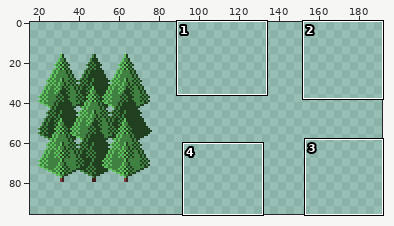
Two versions of one sprite sheet, game/hijack3/pixelart/maptip/tree.png. The first picture is a wide view before the edit; the outline marks the close-up.
Close-up. Before:
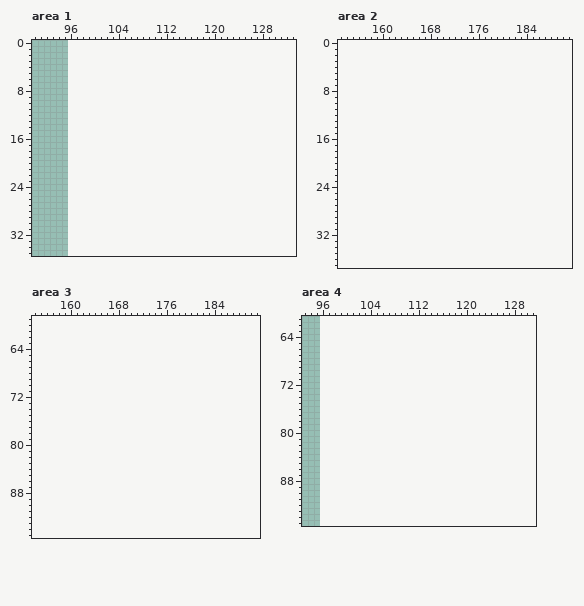
The file is 96x96 pixels. Shown: area 1: x 90..133, y 0..35; area 2: x 153..191, y 0..37; area 3: x 154..191, y 59..95; area 4: x 93..131, y 61..95. The old version is drawn lined up with the new one, on the new canvas. The wide view leaves out empty margins.
Now the later version:
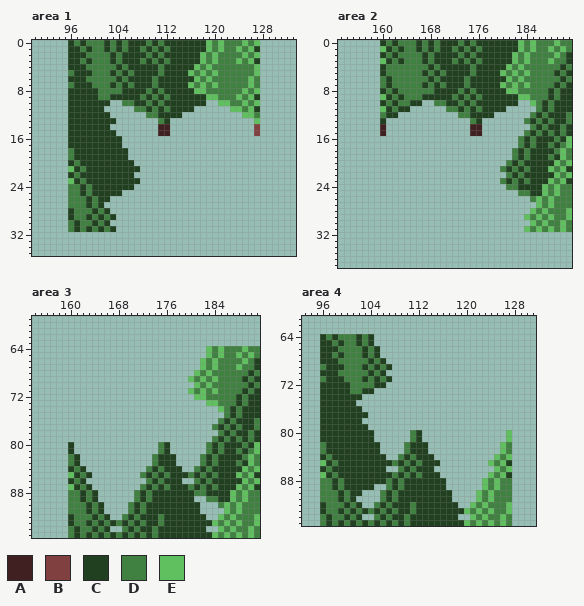
Palette (. is transparent): A #402020  B #804040  C #204020  D #408040  E #60c060
Change:
canvas 96x96 -> 192x96
Area 1:
y 0: x 96..127 ................................ -> CDCDDDCDCDCCCDCDCCCCCCCEDEDDDEDE
y 1: x 96..127 ................................ -> CCDCDDCDCDCCDCDCDCCCCCCEDEDDEDEC
y 2: x 96..127 ................................ -> CCCDDDDCDCCCCDCDCCCCCCEDEDDDDEDE
y 3: x 96..127 ................................ -> CCDCDDDCDCCCDCDCDCCCCCEDEDDDEDEC
y 4: x 96..127 ................................ -> CCCDDDDDCDCCCCCDCCCCCEDEDDDDDDDE
y 5: x 96..127 ................................ -> DCCCDDDCDCDCCCCDCCCCEDEDEDDDDDDE
y 6: x 96..127 ................................ -> CCCDDDDDCDCCCCDCCCCCCEDEDDDDDDED
y 7: x 96..127 ................................ -> DCCCDDDCDCDCCCDCCCCCEDEDEDDDDDED
y 8: x 96..127 ................................ -> CCCCCDDDDCCCCDCDCCCCCEEDDDDDDEDE
y 9: x 96..127 ................................ -> CCCCCDDCCCCCDCDCDCCCCCCEEDDDEDEC
y 10: x 96..102 ....... -> CCCCCCC; x 105..118 .............. -> DDCCDCDCCCCCCC; x 121..127 ....... -> EEDDEDE
y 11: x 96..101 ...... -> CCCCCC; x 107..116 .......... -> DDCDCDCCCC; x 123..127 ..... -> EEDEC
y 12: x 96..102 ....... -> CCCCCCC; x 109..114 ...... -> DDCCCC; x 125..127 ... -> EED
y 13: x 96..103 ........ -> CCCCCCCC; x 111..112 .. -> DC; x 127 . -> E
y 14: x 96..102 ....... -> CCCCCCC; x 111..112 .. -> AA; x 127 . -> B
y 15: x 96..103 ........ -> CCCCCCCC; x 111..112 .. -> AA; x 127 . -> B
y 16..17: x 96..104 ......... -> CCCCCCCCC
y 18..19: x 96..105 .......... -> DCCCCCCCCC
y 20: x 96..106 ........... -> CDCCCCCCCCC
y 21: x 96..107 ............ -> ECDCCCCCCCCC
y 22: x 96..106 ........... -> CDCCCCCCCCC
y 23: x 96..107 ............ -> ECDCCCCCCCCC
y 24: x 96..106 ........... -> DDCDCCCCCCC
y 25: x 96..104 ......... -> DDCDCCCCC
y 26: x 96..102 ....... -> DDDCDCC
y 27: x 96..101 ...... -> DDDCDC
y 28: x 96..102 ....... -> CDDDCDC
y 29: x 96..103 ........ -> CDDCDCDC
y 30: x 96..102 ....... -> DCDDCDC
y 31: x 96..103 ........ -> DCDCDCDC
Area 2:
y 0: x 160..191 ................................ -> CDCDDDCDCDCCCDCDCCCCCCCEDEDDDEDD
y 1: x 160..191 ................................ -> ECDCDDCDCDCCDCDCDCCCCCCEDEDDEDED
y 2: x 160..191 ................................ -> CDCDDDDCDCCCCDCDCCCCCCEDEDDDDEDC
y 3: x 160..191 ................................ -> ECDCDDDCDCCCDCDCDCCCCCEDEDDDEDDC
y 4: x 160..191 ................................ -> CDDDDDDDCDCCCCCDCCCCCEDEDDDDDDCD
y 5: x 160..191 ................................ -> CDDDDDDCDCDCCCCDCCCCEDEDEDDDDCDC
y 6: x 160..191 ................................ -> DCDDDDDDCDCCCCDCCCCCCEDEDDDDDDCD
y 7: x 160..191 ................................ -> DCDDDDDCDCDCCCDCCCCCEDEDEDDDDCDC
y 8: x 160..191 ................................ -> CDCDDDDDDCCCCDCDCCCCCEEDDDDDCDCC
y 9: x 160..191 ................................ -> ECDCDDDCCCCCDCDCDCCCCCCEEDDDCDCC
y 10: x 160..166 ....... -> CDCDDCC; x 169..182 .............. -> DDCCDCDCCCCCCC; x 185..191 ....... -> EDCDCCC
y 11: x 160..164 ..... -> ECDCC; x 171..180 .......... -> DDCDCDCCCC; x 186..191 ...... -> DCDCCC
y 12: x 160..162 ... -> DCC; x 173..178 ...... -> DDCCCC; x 185..191 ....... -> DCDCCCD
y 13: x 160 . -> C; x 175..176 .. -> DC; x 184..191 ........ -> DCDCDCCD
y 14: x 160 . -> A; x 175..176 .. -> AA; x 185..191 ....... -> DCDCCDC
y 15: x 160 . -> A; x 175..176 .. -> AA; x 184..191 ........ -> DCDCDCDC
y 16: x 183..191 ......... -> DCDCCCDCE
y 17: x 183..191 ......... -> DCDCCDCDE
y 18: x 182..191 .......... -> DCDCCCCDED
y 19: x 182..191 .......... -> DCDCCCDCED
y 20: x 181..191 ........... -> DCDCCCCCEDE
y 21: x 180..191 ............ -> DCDCDCCCEDEC
y 22: x 181..191 ........... -> DCDCCCCCEDE
y 23: x 180..191 ............ -> DCDCDCCCEDEC
y 24: x 181..191 ........... -> DDCCCCEDEDD
y 25: x 183..191 ......... -> DDCCEDEDD
y 26: x 185..191 ....... -> DEDEDDD
y 27: x 186..191 ...... -> EDEDDD
y 28: x 185..191 ....... -> EDEDDDE
y 29: x 184..191 ........ -> EDEDEDDE
y 30: x 185..191 ....... -> EDEDDED
y 31: x 184..191 ........ -> EDEDEDED
Area 3:
y 64: x 183..191 ......... -> EDEDDDEDD
y 65: x 183..191 ......... -> EDEDDEDED
y 66: x 182..191 .......... -> EDEDDDDEDC
y 67: x 182..191 .......... -> EDEDDDEDDC
y 68: x 181..191 ........... -> EDEDDDDDDCD
y 69: x 180..191 ............ -> EDEDEDDDDCDC
y 70: x 181..191 ........... -> EDEDDDDDDCD
y 71: x 180..191 ............ -> EDEDEDDDDCDC
y 72: x 181..191 ........... -> EEDDDDDCDCC
y 73: x 183..191 ......... -> EEDDDCDCC
y 74: x 185..191 ....... -> EDCDCCC
y 75: x 186..191 ...... -> DCDCCC
y 76: x 185..191 ....... -> DCDCCCD
y 77: x 184..191 ........ -> DCDCDCCD
y 78: x 185..191 ....... -> DCDCCDC
y 79: x 184..191 ........ -> DCDCDCDC
y 80: x 160 . -> C; x 175..176 .. -> DC; x 183..191 ......... -> DCDCCCDCE
y 81: x 160 . -> C; x 175..176 .. -> DC; x 183..191 ......... -> DCDCCDCDE
y 82: x 160..161 .. -> DC; x 174..177 .... -> DCCC; x 182..191 .......... -> DCDCCCCDED
y 83: x 160..161 .. -> DC; x 174..177 .... -> DCCC; x 182..191 .......... -> DCDCCCDCED
y 84: x 160..162 ... -> CDC; x 173..178 ...... -> DCDCCC; x 181..191 ........... -> DCDCCCCCEDE
y 85: x 160..163 .... -> ECDC; x 172..191 .................... -> DCDCDCCCDCDCDCCCEDEC
y 86: x 160..162 ... -> CDC; x 173..178 ...... -> DCDCCC; x 181..191 ........... -> DCDCCCCCEDE
y 87: x 160..163 .... -> ECDC; x 172..191 .................... -> DCDCDCCCDCDCDCCCEDEC
y 88: x 160..164 ..... -> DDCDC; x 171..191 ..................... -> DCDCCCCCCCDDCCCCEDEDD
y 89: x 160..164 ..... -> DDCDC; x 171..180 .......... -> DCDCCCCCCC; x 183..191 ......... -> DDCCEDEDD
y 90: x 160..165 ...... -> DDDCDC; x 170..181 ............ -> DCDCCCCCCCCC; x 185..191 ....... -> DEDEDDD
y 91: x 160..165 ...... -> DDDCDC; x 170..181 ............ -> DCDCCCCCCCCC; x 186..191 ...... -> EDEDDD
y 92: x 160..166 ....... -> CDDDCDC; x 169..182 .............. -> DCDCCCDCCCCCCC; x 185..191 ....... -> EDEDDDE
y 93: x 160..191 ................................ -> CDDCDCDCDCDCDCCDCCCCCCCCEDEDEDDE
y 94: x 160..166 ....... -> DCDDCDC; x 169..182 .............. -> DCDCCDCCCCCCCC; x 185..191 ....... -> EDEDDED
y 95: x 160..191 ................................ -> DCDCDCDCDCDCDCDCCCCCCCCCEDEDEDED
Area 4:
y 64: x 96..104 ......... -> CDCDDDCDC
y 65: x 96..104 ......... -> CCDCDDCDC
y 66: x 96..105 .......... -> CCCDDDDCDC
y 67: x 96..105 .......... -> CCDCDDDCDC
y 68: x 96..106 ........... -> CCCDDDDDCDC
y 69: x 96..107 ............ -> DCCCDDDCDCDC
y 70: x 96..106 ........... -> CCCDDDDDCDC
y 71: x 96..107 ............ -> DCCCDDDCDCDC
y 72: x 96..106 ........... -> CCCCCDDDDCC
y 73: x 96..104 ......... -> CCCCCDDCC
y 74: x 96..102 ....... -> CCCCCCC
y 75: x 96..101 ...... -> CCCCCC
y 76: x 96..102 ....... -> CCCCCCC
y 77: x 96..103 ........ -> CCCCCCCC
y 78: x 96..102 ....... -> CCCCCCC
y 79: x 96..103 ........ -> CCCCCCCC
y 80..81: x 96..104 ......... -> CCCCCCCCC; x 111..112 .. -> DC; x 127 . -> E
y 82..83: x 96..105 .......... -> DCCCCCCCCC; x 110..113 .... -> DCCC; x 126..127 .. -> ED
y 84: x 96..106 ........... -> CDCCCCCCCCC; x 109..114 ...... -> DCDCCC; x 125..127 ... -> EDE
y 85: x 96..115 .................... -> ECDCCCCCCCCCDCDCDCCC; x 124..127 .... -> EDEC
y 86: x 96..106 ........... -> CDCCCCCCCCC; x 109..114 ...... -> DCDCCC; x 125..127 ... -> EDE
y 87: x 96..115 .................... -> ECDCCCCCCCCCDCDCDCCC; x 124..127 .... -> EDEC
y 88: x 96..116 ..................... -> DDCDCCCCCCCDCDCCCCCCC; x 123..127 ..... -> EDEDD
y 89: x 96..104 ......... -> DDCDCCCCC; x 107..116 .......... -> DCDCCCCCCC; x 123..127 ..... -> EDEDD
y 90: x 96..102 ....... -> DDDCDCC; x 106..117 ............ -> DCDCCCCCCCCC; x 122..127 ...... -> EDEDDD
y 91: x 96..101 ...... -> DDDCDC; x 106..117 ............ -> DCDCCCCCCCCC; x 122..127 ...... -> EDEDDD
y 92: x 96..102 ....... -> CDDDCDC; x 105..118 .............. -> DCDCCCDCCCCCCC; x 121..127 ....... -> EDEDDDE
y 93: x 96..127 ................................ -> CDDCDCDCDCDCDCCDCCCCCCCCEDEDEDDE
y 94: x 96..102 ....... -> DCDDCDC; x 105..118 .............. -> DCDCCDCCCCCCCC; x 121..127 ....... -> EDEDDED
y 95: x 96..127 ................................ -> DCDCDCDCDCDCDCDCCCCCCCCCEDEDEDED
